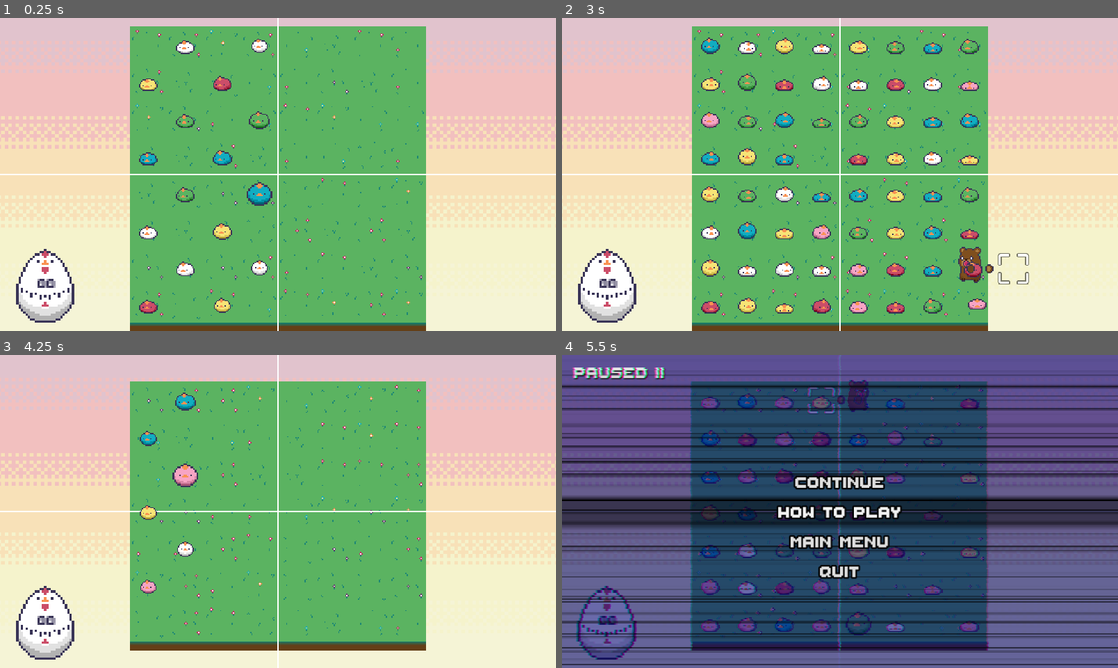
Above: before the commit, frames 1-4 (two rows, left to right).
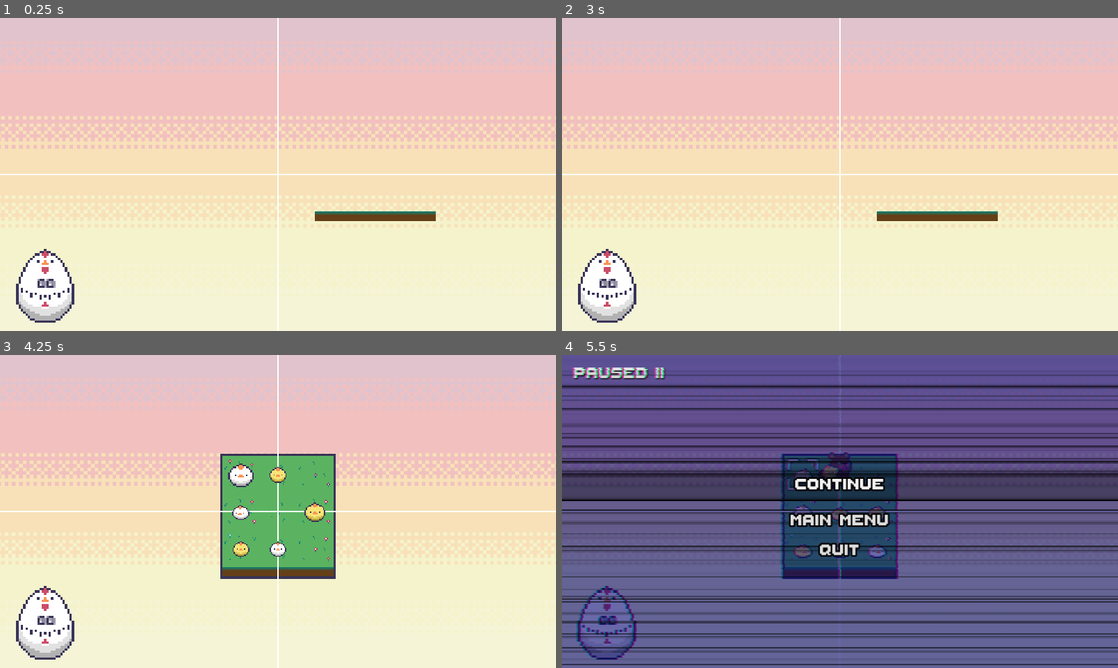
Above: after the commit, the same moments.

Repository: johnnyneverwalked/kumatori_panic
Game: Godot game, scene res://src/game.tscn
The game is run twice, just before and just after one commit, with the same random seed, the same clock (stepped at 60 frames per second) and the same inputs. Sound files missing from this copy of the repository are replaced by a short silence.
Inputs (mouse positions are in pixels of both pictures, inside the frame that each line leads up to; where the layout moved, square brackets give the same spot in the first picture):
- Up to frame 1 (0.25 s): no input
- Up to frame 2 (3 s): tap Enter at 0.5 s; hold D (move_right) 0.53-1.28 s; hold Shift (hold) 0.53-1.28 s; hold S (move_down) 1.28-2.03 s; tap Down (look_down) at 1.35 s; hold D (move_right) 2.03-2.78 s; tap Left (look_left) at 2.1 s; hold W (move_up) from 2.78 s (still down); tap Right (look_right) at 2.85 s
- Up to frame 3 (4.25 s): release W (move_up) at 3.53 s; hold A (move_left) from 3.53 s (still down); tap Up (look_up) at 3.6 s; tap [ (debug) at 4.15 s
- Up to frame 4 (5.5 s): tap Space (pick) at 4.35 s; tap Escape (ui_cancel) at 4.9 s; release A (move_left) at 5 s; click (840, 502) [840, 511] at 5 s

The runs differ from the first frame. In frame 1, 51% of the frame differs, in the area x 23-79%, y 2-100%; in frame 2, 52%, in the area x 23-84%, y 2-100%; in frame 3, 39%; in frame 4, 49%.
Error before the commit: Invalid assignment of property or key 'z_index' with value of type 'int' on a base object of type 'Nil'. (res://src/game/Bear/bear.gd:218)

Commit message:
Started working on intro screen

Diff:
--- a/src/autoload/GameManager.gd
+++ b/src/autoload/GameManager.gd
@@ -8,7 +8,7 @@
 	clock_tick = preload("res://assets/audio/sfx/clock_tick.ogg"),
 }
 
-enum Colors {WHITE, BLUE, YELLOW, RED, PINK, GREEN, }
+enum Colors {WHITE, YELLOW, RED, BLUE, PINK, GREEN }
 
 const chic_colors: Dictionary = {
 	Colors.BLUE: Color("#11adc1"),
@@ -32,12 +32,22 @@
 
 var time_scale: float = 1: set = set_time_scale
 var first_time_load: bool = true
+var cam: Camera2D
 
 func _ready():
 	process_mode = Node.PROCESS_MODE_ALWAYS
+
 	SoundController.set_sound_volume(20)
+
 	var pause_node = load("res://src/pause.tscn")
 	add_sibling.call_deferred(pause_node.instantiate())
+
+	cam = Camera2D.new()
+
+	cam.enabled = true
+	cam.zoom = Vector2.ONE * 3
+	add_sibling.call_deferred(cam)
+
 	randomize()
 
 func _notification(what):
--- a/src/game.gd
+++ b/src/game.gd
@@ -2,13 +2,15 @@
 
 @onready var grass: TileMap = $Grass
 @onready var bg: TextureRect = $Bg
-@onready var camera: Camera2D = $Camera2D
+@onready var camera: Camera2D = GameManager.cam
 
 var chic_node = load("res://src/game/Chic/chic.tscn")
 var bear_node = load("res://src/game/Bear/bear.tscn")
 var bear: Bear
+var bounds
 
 var locked: bool
+var grid:= Vector2.ZERO
 
 # Called when the node enters the scene tree for the first time.
 func _ready():
@@ -33,17 +35,22 @@
 		60
 	).set_delay(15)
 
-	generate_level(Vector2.ONE * 8)
+	# generate_level(Vector2.ONE * 8)
 
 func _unhandled_input(event):
 	if not locked and event.is_action_pressed("debug"):
 		generate_level()
 
 
-func generate_level(grid: Vector2 = Vector2.ZERO):
+func generate_level(_grid: Vector2 = Vector2.ZERO):
 	locked = true
+
 	if not (grid.x > 0 and grid.y > 0):
-		grid = Vector2(randi_range(3,9), randi_range(3, 7))
+		# grid = Vector2(randi_range(3, 8), randi_range(3, 8))
+		grid = Vector2.ONE * 2
+	grid += Vector2.ONE
+
+	var available_colors: int = min(GameManager.Colors.size() - 1, max(1, floor((grid.x + grid.y) / 3 - .5)))
 
 	for chic in $Nest.get_children():
 		chic.queue_free()
@@ -51,12 +58,16 @@
 	if bear:
 		bear.queue_free()
 
+	bounds = null
+	queue_redraw()
+
 
 	grass.place_cells(grid)
 
-	var bounds = Rect2(grass.get_used_rect())
+	bounds = Rect2(grass.get_used_rect())
 	bounds.position = bounds.position * GameManager.PIXEL_UNIT * 2 + grass.global_position
 	bounds.size = bounds.size * GameManager.PIXEL_UNIT * 2
+	queue_redraw()
 
 	var cells = grass.get_used_cells(0)
 	cells.append_array(grass.get_used_cells(1))
@@ -78,7 +89,7 @@
 			continue
 
 		var chic = chic_node.instantiate()
-		chic.color = randi_range(0, GameManager.Colors.size() - 1)
+		chic.color = randi_range(0, available_colors)
 		$Nest.add_child(chic)
 		chic.global_position = world_pos
 		await get_tree().create_timer(.01).timeout
@@ -86,6 +97,7 @@
 	await get_tree().create_timer(max(.01, .5 - cells.size() * .01)).timeout
 	locked = false
 	bear.locked = false
+	queue_redraw()
 
 func place_chic(chic: Chic):
 	if not chic:
@@ -131,3 +143,9 @@
 
 	# If all the chics are on the ground and all same colored ones are grouped together we win
 	var winning: bool = groups == colors.size()
+
+
+func _draw():
+	if bounds != null:
+		var rect = Rect2(bounds.position, bounds.size + Vector2.DOWN * GameManager.PIXEL_UNIT / 2)
+		draw_rect(rect, GameManager.chic_outline_color, false, 4.0)
--- a/src/game.tscn
+++ b/src/game.tscn
@@ -1,14 +1,16 @@
-[gd_scene load_steps=5 format=3 uid="uid://ckgk82uemd4bg"]
+[gd_scene load_steps=6 format=3 uid="uid://ckgk82uemd4bg"]
 
 [ext_resource type="Script" path="res://src/game.gd" id="1_61h8o"]
 [ext_resource type="Texture2D" uid="uid://b2rvs821tidmp" path="res://assets/sprites/allbackgroundstars.png" id="2_5lga2"]
 [ext_resource type="PackedScene" uid="uid://cfnpgolpb33o2" path="res://src/game/EggTimer/egg_timer.tscn" id="4_8cmid"]
 [ext_resource type="PackedScene" uid="uid://px8uey4vnmw4" path="res://src/game/Grass/tile_map.tscn" id="4_yo0vf"]
+[ext_resource type="Theme" uid="uid://dd2gdeigo2urf" path="res://src/resources/main_theme.tres" id="5_45ks5"]
 
 [node name="Game" type="Node2D"]
 script = ExtResource("1_61h8o")
 
 [node name="Bg" type="TextureRect" parent="."]
+z_index = -1
 anchors_preset = 15
 anchor_right = 1.0
 anchor_bottom = 1.0
@@ -21,9 +23,6 @@
 texture = ExtResource("2_5lga2")
 expand_mode = 1
 stretch_mode = 6
-
-[node name="Camera2D" type="Camera2D" parent="."]
-zoom = Vector2(3, 3)
 
 [node name="Grass" parent="." instance=ExtResource("4_yo0vf")]
 
@@ -42,3 +41,25 @@
 [node name="Line2D2" type="Line2D" parent="."]
 points = PackedVector2Array(-240, 0, 240, 0)
 width = 1.0
+
+[node name="ui" type="CanvasLayer" parent="."]
+
+[node name="VBoxContainer" type="VBoxContainer" parent="ui"]
+anchors_preset = -1
+anchor_left = -0.161
+anchor_top = -0.158
+anchor_right = -0.117
+anchor_bottom = 0.069
+offset_left = -0.159973
+offset_top = -0.0199966
+offset_right = 0.480011
+offset_bottom = 0.109997
+grow_horizontal = 2
+grow_vertical = 2
+size_flags_horizontal = 3
+size_flags_vertical = 3
+theme = ExtResource("5_45ks5")
+
+[node name="Stage" type="Label" parent="ui/VBoxContainer"]
+layout_mode = 2
+text = "stage: 20"
--- a/src/game/Bear/bear.gd
+++ b/src/game/Bear/bear.gd
@@ -6,6 +6,7 @@
 signal unlock
 
 @export var chic: Chic: set = set_held_chic
+@export var demo: bool: set = set_demo
 
 @onready var body: AnimatedSprite2D = $Body
 @onready var hands: Node2D = $Hands
@@ -76,6 +77,8 @@
 
 
 func _input(_event):
+	if demo:
+		return
 	if Input.is_action_just_pressed("pick"):
 		if pd[hands_position].has_overlapping_bodies() and pd[hands_position].get_overlapping_bodies()[0] is Chic:
 			chic = pd[hands_position].get_overlapping_bodies()[0]
@@ -84,6 +87,8 @@
 
 
 func _process(_delta):
+	if demo:
+		return
 	move(Input.get_vector("move_left", "move_right", "move_up", "move_down").round())
 
 	if Input.is_action_just_pressed("look_left") or InputBuffer.is_action_press_buffered("look_left"):
@@ -223,3 +228,7 @@
 
 func is_out_of_bounds(pos: Vector2):
 	return bounds == null or pos == null or not bounds.has_point(pos)
+
+func set_demo(_demo: bool):
+	demo = _demo
+	indicator.visible = indicator.visible and not demo
--- a/src/game/Chic/chic.tscn
+++ b/src/game/Chic/chic.tscn
@@ -1,8 +1,7 @@
-[gd_scene load_steps=34 format=3 uid="uid://cmj5bxlgfxs6k"]
+[gd_scene load_steps=31 format=3 uid="uid://cmj5bxlgfxs6k"]
 
 [ext_resource type="Script" path="res://src/game/Chic/chic.gd" id="1_3al1d"]
 [ext_resource type="Shader" path="res://src/shaders/outline.gdshader" id="1_4tnfx"]
-[ext_resource type="Texture2D" uid="uid://ck43nr8fse1o3" path="res://assets/sprites/chic.png" id="2_pqwag"]
 [ext_resource type="Texture2D" uid="uid://d24k46l6kqjn7" path="res://assets/sprites/chic-shadow.png" id="4_xu0dq"]
 [ext_resource type="Texture2D" uid="uid://dkdmmuy2woo0e" path="res://assets/sprites/chic-wing.png" id="5_7vb0r"]
 
@@ -33,145 +32,96 @@
 shader_parameter/inside = false
 shader_parameter/add_margins = false
 
-[sub_resource type="AtlasTexture" id="AtlasTexture_ksbdn"]
-atlas = ExtResource("2_pqwag")
+[sub_resource type="AtlasTexture" id="AtlasTexture_so7xg"]
+atlas = ExtResource("4_xu0dq")
 region = Rect2(0, 0, 16, 16)
 
-[sub_resource type="AtlasTexture" id="AtlasTexture_31ayk"]
-atlas = ExtResource("2_pqwag")
+[sub_resource type="AtlasTexture" id="AtlasTexture_tr61w"]
+atlas = ExtResource("4_xu0dq")
 region = Rect2(16, 0, 16, 16)
 
-[sub_resource type="AtlasTexture" id="AtlasTexture_d5n7v"]
-atlas = ExtResource("2_pqwag")
+[sub_resource type="AtlasTexture" id="AtlasTexture_1dsab"]
+atlas = ExtResource("4_xu0dq")
 region = Rect2(32, 0, 16, 16)
 
-[sub_resource type="AtlasTexture" id="AtlasTexture_kvtps"]
-atlas = ExtResource("2_pqwag")
+[sub_resource type="AtlasTexture" id="AtlasTexture_q4y3r"]
+atlas = ExtResource("4_xu0dq")
 region = Rect2(48, 0, 16, 16)
 
-[sub_resource type="AtlasTexture" id="AtlasTexture_ha88t"]
-atlas = ExtResource("2_pqwag")
+[sub_resource type="AtlasTexture" id="AtlasTexture_iuplt"]
+atlas = ExtResource("4_xu0dq")
 region = Rect2(64, 0, 16, 16)
 
-[sub_resource type="AtlasTexture" id="AtlasTexture_5vdsr"]
-atlas = ExtResource("2_pqwag")
+[sub_resource type="AtlasTexture" id="AtlasTexture_byd3w"]
+atlas = ExtResource("4_xu0dq")
 region = Rect2(80, 0, 16, 16)
 
-[sub_resource type="AtlasTexture" id="AtlasTexture_geuao"]
-atlas = ExtResource("2_pqwag")
+[sub_resource type="AtlasTexture" id="AtlasTexture_537ae"]
+atlas = ExtResource("4_xu0dq")
 region = Rect2(96, 0, 16, 16)
 
-[sub_resource type="AtlasTexture" id="AtlasTexture_yu3oi"]
-atlas = ExtResource("2_pqwag")
+[sub_resource type="AtlasTexture" id="AtlasTexture_u2tye"]
+atlas = ExtResource("4_xu0dq")
 region = Rect2(112, 0, 16, 16)
 
-[sub_resource type="AtlasTexture" id="AtlasTexture_6vxhf"]
-atlas = ExtResource("2_pqwag")
+[sub_resource type="AtlasTexture" id="AtlasTexture_r63fo"]
+atlas = ExtResource("4_xu0dq")
 region = Rect2(128, 0, 16, 16)
 
-[sub_resource type="AtlasTexture" id="AtlasTexture_r4xxl"]
-atlas = ExtResource("2_pqwag")
+[sub_resource type="AtlasTexture" id="AtlasTexture_qal7m"]
+atlas = ExtResource("4_xu0dq")
 region = Rect2(144, 0, 16, 16)
 
-[sub_resource type="AtlasTexture" id="AtlasTexture_j8hl0"]
-atlas = ExtResource("2_pqwag")
+[sub_resource type="AtlasTexture" id="AtlasTexture_1g6pq"]
+atlas = ExtResource("4_xu0dq")
 region = Rect2(160, 0, 16, 16)
 
-[sub_resource type="AtlasTexture" id="AtlasTexture_forna"]
-atlas = ExtResource("2_pqwag")
+[sub_resource type="AtlasTexture" id="AtlasTexture_ruer2"]
+atlas = ExtResource("4_xu0dq")
 region = Rect2(176, 0, 16, 16)
 
-[sub_resource type="AtlasTexture" id="AtlasTexture_so7xg"]
+[sub_resource type="AtlasTexture" id="AtlasTexture_ig7i4"]
 atlas = ExtResource("4_xu0dq")
 region = Rect2(0, 0, 16, 16)
 
-[sub_resource type="AtlasTexture" id="AtlasTexture_tr61w"]
+[sub_resource type="AtlasTexture" id="AtlasTexture_dwmfu"]
 atlas = ExtResource("4_xu0dq")
 region = Rect2(16, 0, 16, 16)
 
-[sub_resource type="AtlasTexture" id="AtlasTexture_1dsab"]
+[sub_resource type="AtlasTexture" id="AtlasTexture_wa5hf"]
 atlas = ExtResource("4_xu0dq")
 region = Rect2(32, 0, 16, 16)
 
-[sub_resource type="AtlasTexture" id="AtlasTexture_q4y3r"]
+[sub_resource type="AtlasTexture" id="AtlasTexture_3orc1"]
 atlas = ExtResource("4_xu0dq")
 region = Rect2(48, 0, 16, 16)
 
-[sub_resource type="AtlasTexture" id="AtlasTexture_iuplt"]
+[sub_resource type="AtlasTexture" id="AtlasTexture_a4wfy"]
 atlas = ExtResource("4_xu0dq")
 region = Rect2(64, 0, 16, 16)
 
-[sub_resource type="AtlasTexture" id="AtlasTexture_byd3w"]
+[sub_resource type="AtlasTexture" id="AtlasTexture_p863n"]
 atlas = ExtResource("4_xu0dq")
 region = Rect2(80, 0, 16, 16)
 
-[sub_resource type="AtlasTexture" id="AtlasTexture_537ae"]
-atlas = ExtResource("4_xu0dq")
-region = Rect2(96, 0, 16, 16)
-
-[sub_resource type="AtlasTexture" id="AtlasTexture_u2tye"]
-atlas = ExtResource("4_xu0dq")
-region = Rect2(112, 0, 16, 16)
-
-[sub_resource type="AtlasTexture" id="AtlasTexture_r63fo"]
-atlas = ExtResource("4_xu0dq")
-region = Rect2(128, 0, 16, 16)
-
-[sub_resource type="AtlasTexture" id="AtlasTexture_qal7m"]
-atlas = ExtResource("4_xu0dq")
-region = Rect2(144, 0, 16, 16)
-
-[sub_resource type="AtlasTexture" id="AtlasTexture_1g6pq"]
-atlas = ExtResource("4_xu0dq")
-region = Rect2(160, 0, 16, 16)
-
-[sub_resource type="AtlasTexture" id="AtlasTexture_ruer2"]
-atlas = ExtResource("4_xu0dq")
-region = Rect2(176, 0, 16, 16)
+[sub_resource type="AtlasTexture" id="AtlasTexture_8nbx6"]
+atlas = ExtResource("4_xu0dq")
+region = Rect2(64, 0, 16, 16)
+
+[sub_resource type="AtlasTexture" id="AtlasTexture_y5npo"]
+atlas = ExtResource("4_xu0dq")
+region = Rect2(48, 0, 16, 16)
+
+[sub_resource type="AtlasTexture" id="AtlasTexture_of2w6"]
+atlas = ExtResource("4_xu0dq")
+region = Rect2(32, 0, 16, 16)
+
+[sub_resource type="AtlasTexture" id="AtlasTexture_6mju5"]
+atlas = ExtResource("4_xu0dq")
+region = Rect2(16, 0, 16, 16)
 
 [sub_resource type="SpriteFrames" id="SpriteFrames_nj0eb"]
 animations = [{
-"frames": [{
-"duration": 1.0,
-"texture": SubResource("AtlasTexture_ksbdn")
-}, {
-"duration": 1.0,
-"texture": SubResource("AtlasTexture_31ayk")
-}, {
-"duration": 1.0,
-"texture": SubResource("AtlasTexture_d5n7v")
-}, {
-"duration": 1.0,
-"texture": SubResource("AtlasTexture_kvtps")
-}, {
-"duration": 1.0,
-"texture": SubResource("AtlasTexture_ha88t")
-}, {
-"duration": 1.0,
-"texture": SubResource("AtlasTexture_5vdsr")
-}, {
-"duration": 1.0,
-"texture": SubResource("AtlasTexture_geuao")
-}, {
-"duration": 1.0,
-"texture": SubResource("AtlasTexture_yu3oi")
-}, {
-"duration": 1.0,
-"texture": SubResource("AtlasTexture_6vxhf")
-}, {
-"duration": 1.0,
-"texture": SubResource("AtlasTexture_r4xxl")
-}, {
-"duration": 1.0,
-"texture": SubResource("AtlasTexture_j8hl0")
-}, {
-"duration": 1.0,
-"texture": SubResource("AtlasTexture_forna")
-}],
-"loop": true,
-"name": &"idle",
-"speed": 1.0
-}, {
 "frames": [{
 "duration": 1.0,
 "texture": SubResource("AtlasTexture_so7xg")
@@ -212,6 +162,41 @@
 "loop": true,
 "name": &"idle2",
 "speed": 15.0
+}, {
+"frames": [{
+"duration": 1.0,
+"texture": SubResource("AtlasTexture_ig7i4")
+}, {
+"duration": 1.0,
+"texture": SubResource("AtlasTexture_dwmfu")
+}, {
+"duration": 1.0,
+"texture": SubResource("AtlasTexture_wa5hf")
+}, {
+"duration": 1.0,
+"texture": SubResource("AtlasTexture_3orc1")
+}, {
+"duration": 1.0,
+"texture": SubResource("AtlasTexture_a4wfy")
+}, {
+"duration": 1.0,
+"texture": SubResource("AtlasTexture_p863n")
+}, {
+"duration": 1.0,
+"texture": SubResource("AtlasTexture_8nbx6")
+}, {
+"duration": 1.0,
+"texture": SubResource("AtlasTexture_y5npo")
+}, {
+"duration": 1.0,
+"texture": SubResource("AtlasTexture_of2w6")
+}, {
+"duration": 1.0,
+"texture": SubResource("AtlasTexture_6mju5")
+}],
+"loop": true,
+"name": &"walk",
+"speed": 12.0
 }]
 
 [sub_resource type="CircleShape2D" id="CircleShape2D_3kysy"]
@@ -227,9 +212,10 @@
 
 [node name="Wing2" type="Sprite2D" parent="."]
 visible = false
+z_index = -1
 texture_filter = 1
 material = SubResource("ShaderMaterial_eaetg")
-position = Vector2(-8, 0)
+position = Vector2(-8, 1)
 rotation = 1.5708
 scale = Vector2(1, -1)
 texture = ExtResource("5_7vb0r")
@@ -238,18 +224,19 @@
 texture_filter = 1
 material = SubResource("ShaderMaterial_7kaqq")
 sprite_frames = SubResource("SpriteFrames_nj0eb")
-animation = &"idle2"
+animation = &"walk"
 autoplay = "idle2"
-frame_progress = 0.719215
+frame_progress = 0.0455864
 
 [node name="Wing" type="Sprite2D" parent="."]
 visible = false
 texture_filter = 1
 material = SubResource("ShaderMaterial_eaetg")
-position = Vector2(8, 0)
+position = Vector2(8, 1)
 rotation = 1.5708
 texture = ExtResource("5_7vb0r")
 
 [node name="CollisionShape2D" type="CollisionShape2D" parent="."]
+visible = false
 shape = SubResource("CircleShape2D_3kysy")
 debug_color = Color(0, 0.6, 0.701961, 0.294118)
--- a/src/pause.tscn
+++ b/src/pause.tscn
@@ -98,7 +98,6 @@
 theme_override_colors/font_outline_color = Color(0, 0, 0, 1)
 theme_override_constants/outline_size = 16
 theme_override_font_sizes/font_size = 64
-text = "How to play"
 
 [node name="MainMenu" type="Button" parent="PauseOverlay/MenuContainer"]
 layout_mode = 2
--- /dev/null
+++ b/src/start.gd
@@ -0,0 +1,37 @@
+extends Node2D
+
+@onready var bear: Bear = $Bear
+@onready var chic := $Chic
+@onready var chics := $Chics
+
+const chic_node := preload("res://src/game/Chic/chic.tscn")
+
+# Called when the node enters the scene tree for the first time.
+func _ready():
+	bear.set_held_chic(chic)
+	bear.set_hands_position(Vector2.RIGHT)
+	bear.demo = true
+	bear.body.speed_scale = 3
+
+	var screen_coords = get_viewport_rect().size / GameManager.cam.zoom
+
+	for i in range(100):
+		var new_chic = chic_node.instantiate()
+		new_chic.color = randi_range(0, GameManager.Colors.size() - 1)
+		await get_tree().create_timer(.025).timeout
+		chics.add_child(new_chic)
+		new_chic.sprite.play("walk")
+		new_chic.scale.x = -1
+		new_chic.global_position = Vector2(-screen_coords.x / 1.5, randi_range(bear.global_position.y - screen_coords.y / 1.75, bear.global_position.y))
+		if not chics.get_child_count() % 25:
+			new_chic.global_position.y = bear.global_position.y
+		pass
+
+
+# Called every frame. 'delta' is the elapsed time since the previous frame.
+func _physics_process(delta):
+	bear.velocity = Vector2.RIGHT * 125
+	bear.move_and_slide()
+	for _chic in chics.get_children():
+		_chic.velocity = Vector2.RIGHT * 75
+		_chic.move_and_slide()
--- /dev/null
+++ b/src/start.tscn
@@ -0,0 +1,26 @@
+[gd_scene load_steps=4 format=3 uid="uid://qkac2rfqntbn"]
+
+[ext_resource type="Script" path="res://src/start.gd" id="1_cc1kp"]
+[ext_resource type="PackedScene" uid="uid://bnx4kbj5rc2jw" path="res://src/game/Bear/bear.tscn" id="2_wm8sc"]
+[ext_resource type="PackedScene" uid="uid://cmj5bxlgfxs6k" path="res://src/game/Chic/chic.tscn" id="3_slyvk"]
+
+[node name="Start" type="Node2D"]
+script = ExtResource("1_cc1kp")
+
+[node name="ColorRect" type="ColorRect" parent="."]
+offset_left = -240.0
+offset_top = -136.0
+offset_right = 240.0
+offset_bottom = 136.0
+
+[node name="Camera2D" type="Camera2D" parent="."]
+zoom = Vector2(3, 3)
+
+[node name="Bear" parent="." instance=ExtResource("2_wm8sc")]
+position = Vector2(-256, 120)
+
+[node name="Chic" parent="." instance=ExtResource("3_slyvk")]
+position = Vector2(-288, 120)
+color = 2
+
+[node name="Chics" type="Node2D" parent="."]
